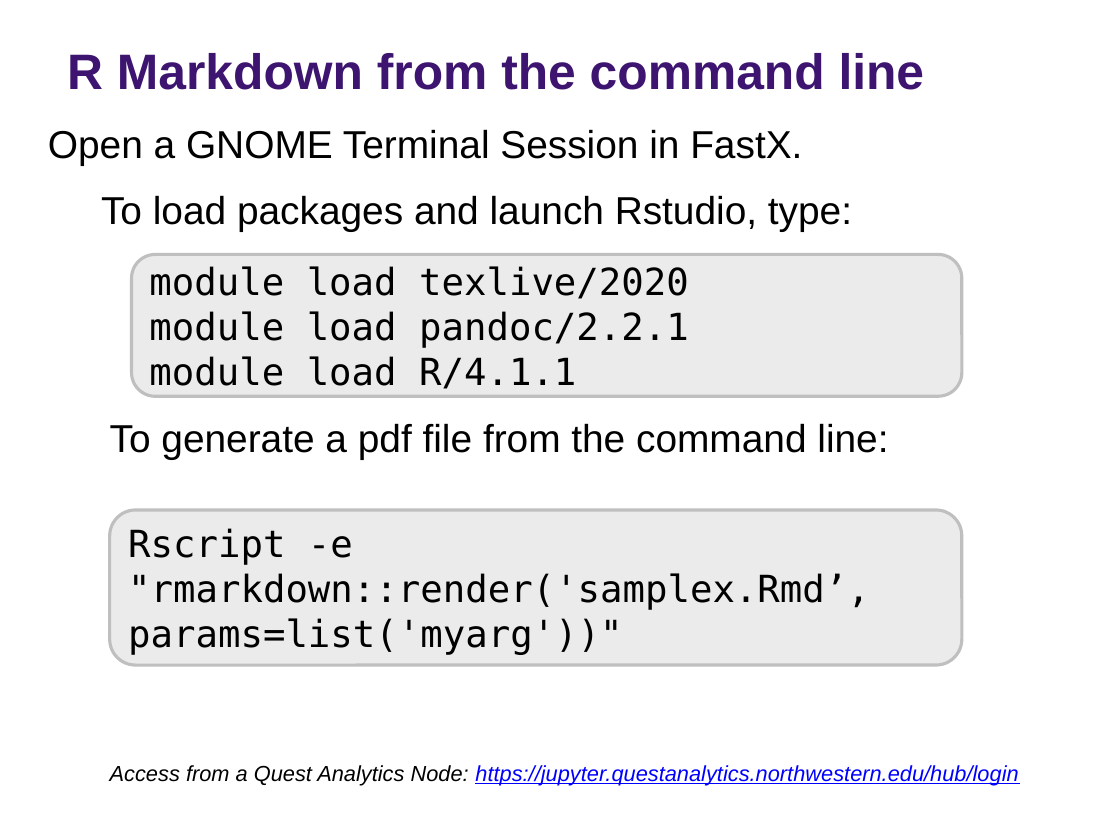
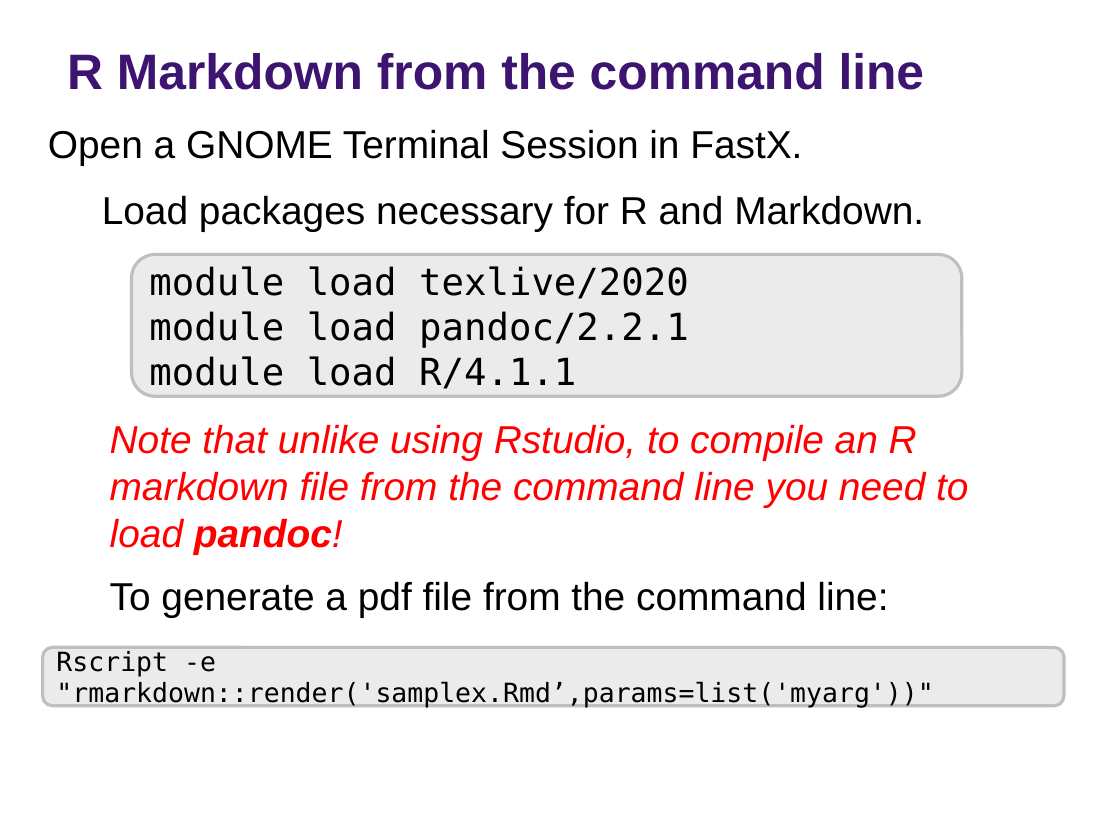
Before and after one commit to rs-kellogg/workshop_2022, a slide deck: slide 19 of Session6_Export_Results/Session6_AutomatePapers.pptx. Drawn at 1120x840 pixels with LibreOffice and Linux fonts; fonts in the diff are those of the drawing; background and template pictures are left out. Boxes give left, top, right and bottom in pixels: in the first picture for what was removed or moved away, otherwise in the second. Text is boxed around its words. In the diff, an @@ line names an element or a change of style, - is before the commit and + after.

```diff
--- a/Session6_Export_Results/Session6_AutomatePapers.pptx
+++ b/Session6_Export_Results/Session6_AutomatePapers.pptx
@@ text at (x1=102, y1=195, x2=924, y2=231): text changed @@
-To load packages and launch Rstudio, type:
+Load packages necessary for R and Markdown.
@@ text added at (x1=110, y1=424, x2=968, y2=554), 25 pt, text #FF0000, italic @@
+Note that unlike using Rstudio, to compile an R markdown file from the command line you need to load pandoc!
@@ text "To generate a pdf file ..." moved from (x1=110, y1=423, x2=888, y2=459) to (x1=110, y1=581, x2=888, y2=617) @@
@@ rounded rectangle "Rscript -e "rmarkdown::render('samplex.Rmd’,params=list('mya ..." resized from (x1=110, y1=510, x2=962, y2=664) to (x1=43, y1=647, x2=1064, y2=706) @@
@@ text in rounded rectangle at (x1=56, y1=651, x2=933, y2=708): text changed; size 24 to 17 pt @@
-Rscript -e "rmarkdown::render('samplex.Rmd’,
-params=list('myarg'))"
+Rscript -e "rmarkdown::render('samplex.Rmd’,params=list('myarg'))"
@@ text removed at (x1=110, y1=765, x2=1018, y2=786) @@
-Access from a Quest Analytics Node: https://jupyter.questanalytics.northwestern.edu/hub/login
```
Also in this commit, not shown: 1 other slide changed, 1 other file.
